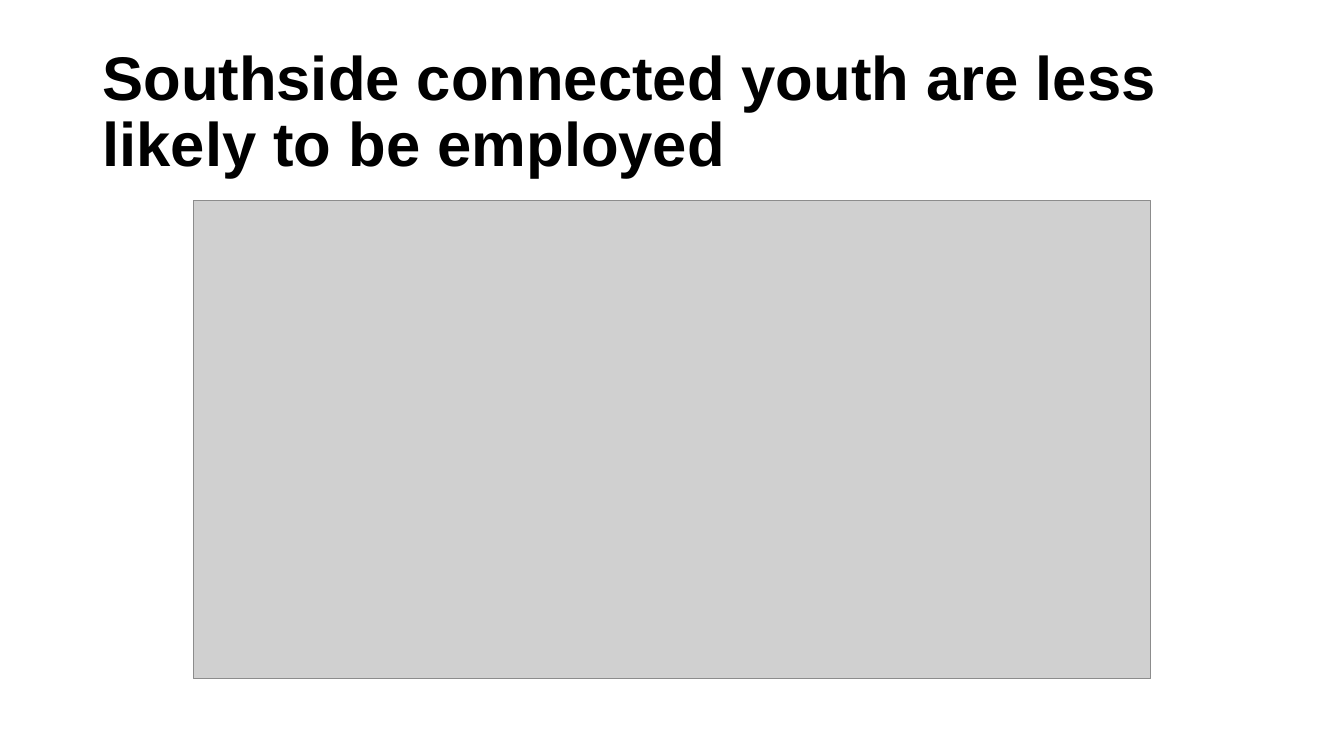
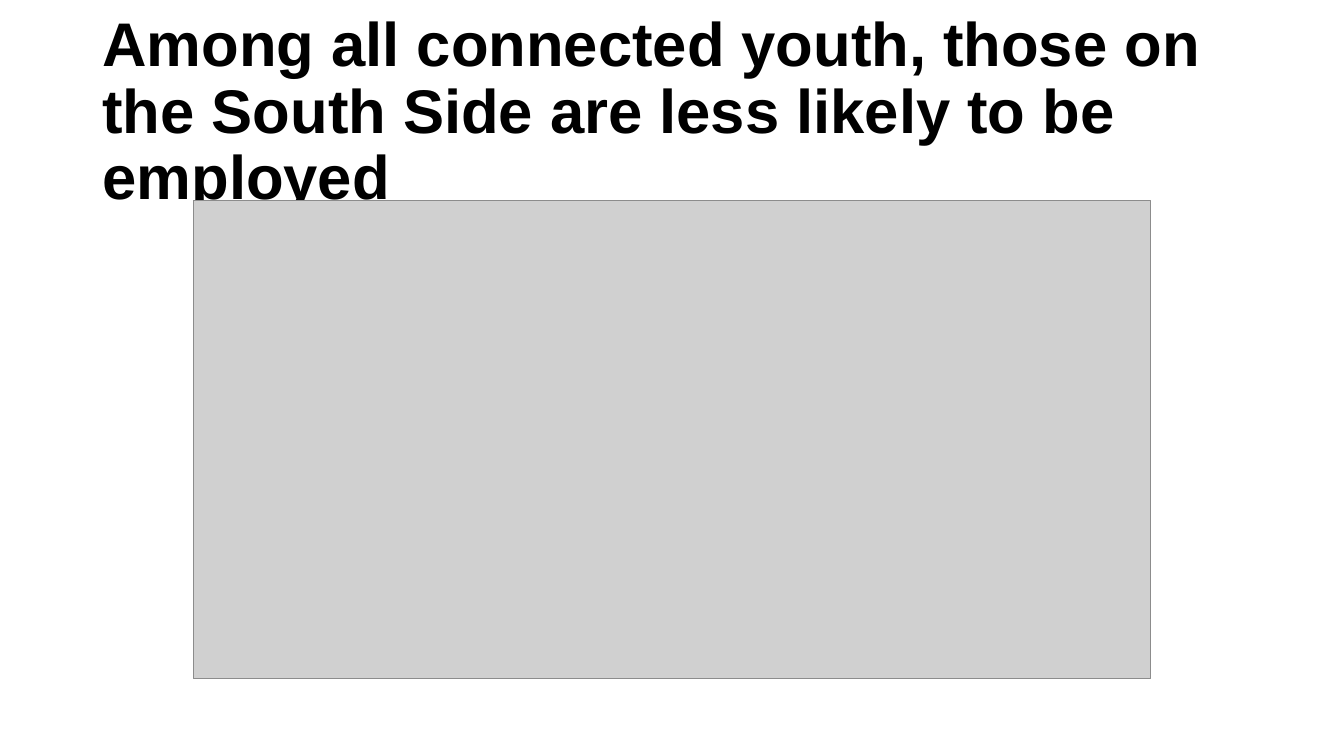
Before and after one commit to ucdiegorubi/oy_census_analysis, a slide deck: slide 13 of create_powerpoint/demographic_estimates.pptx (slide 14 before the commit). Drawn at 1344x756 pixels with LibreOffice and Linux fonts; fonts in the diff are those of the drawing; grey boxes stand for pictures; background and template pictures are left out. Boxes give left, top, right and bottom in pixels: in the first picture for what was removed or moved away, otherwise in the second. Text is boxed around its words. In the diff, an @@ line names an element or a change of style, - is before the commit and + after.

```diff
--- a/create_powerpoint/demographic_estimates.pptx
+++ b/create_powerpoint/demographic_estimates.pptx
@@ title at <box>102,21,1200,211</box>: text changed @@
-Southside connected youth are less likely to be employed
+Among all connected youth, those on the South Side are less likely to be employed
```
Also in this commit, not shown: 10 other slides changed, 1 slide removed, 5 other files.
